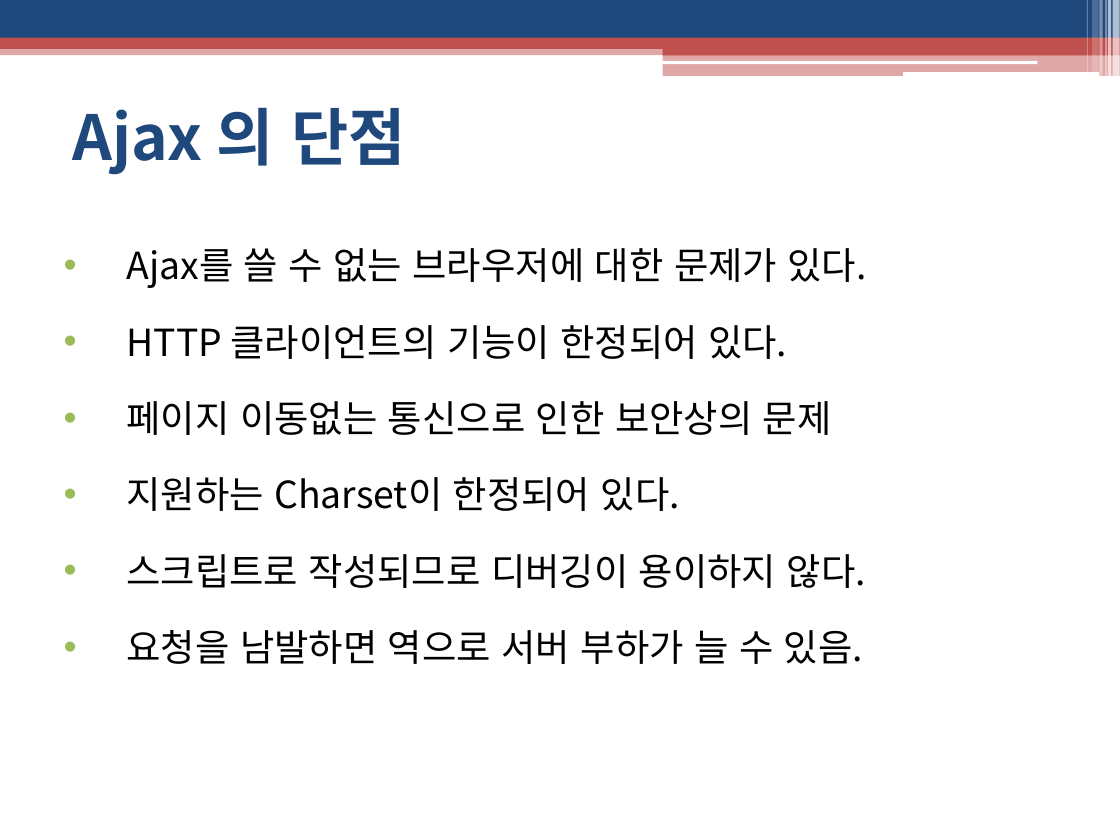
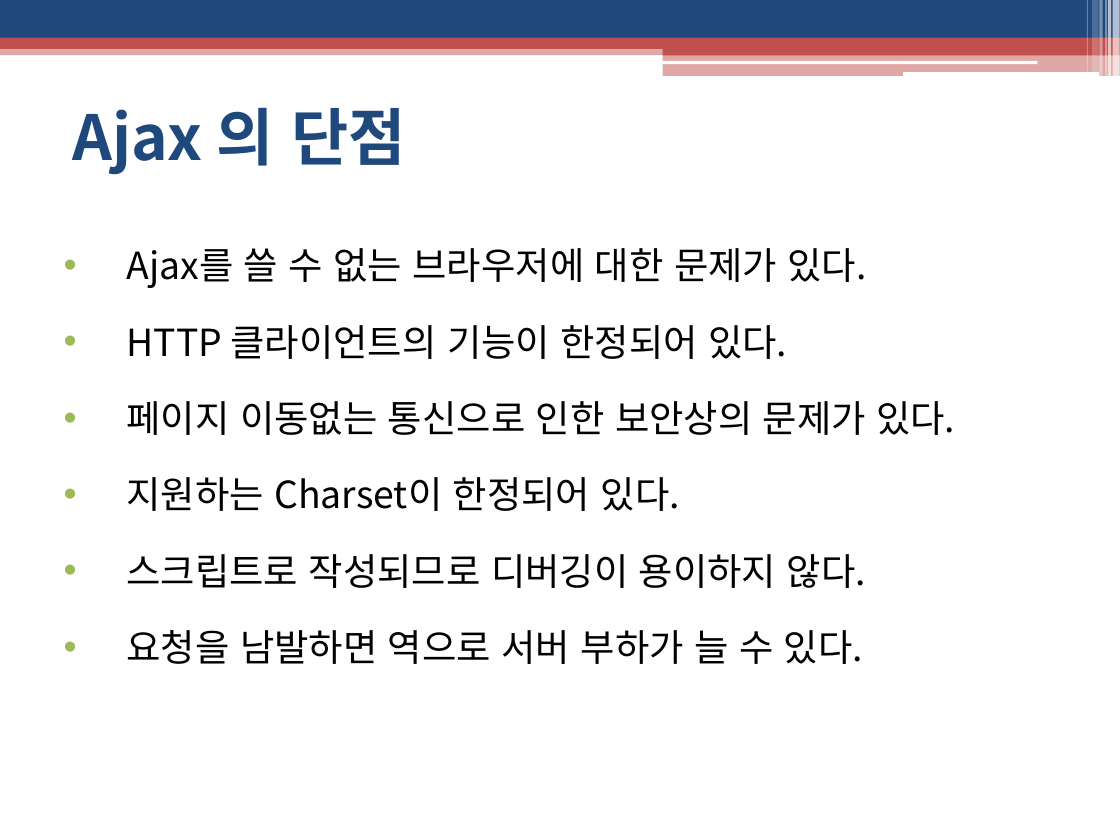
Before and after one commit to Runtym/osf-homework, a slide deck: slide 4 of src/kimsiyoon/p20190401/Ajax.pptx. Drawn at 1120x840 pixels with LibreOffice and Linux fonts; fonts in the diff are those of the drawing. Boxes give left, top, right and bottom in pixels: in the first picture for what was removed or moved away, otherwise in the second. Text is boxed around its words. In the diff, an @@ line names an element or a change of style, - is before the commit and + after.

```diff
--- a/src/kimsiyoon/p20190401/Ajax.pptx
+++ b/src/kimsiyoon/p20190401/Ajax.pptx
@@ text at (127,401,955,435): text changed @@
-• 페이지 이동없는 통신으로 인한 보안상의 문제
+• 페이지 이동없는 통신으로 인한 보안상의 문제가 있다.
@@ text at (127,630,863,664): text changed @@
-• 요청을 남발하면 역으로 서버 부하가 늘 수 있음.
+• 요청을 남발하면 역으로 서버 부하가 늘 수 있다.
```
Also in this commit, not shown: 1 other slide changed, 1 other file.
